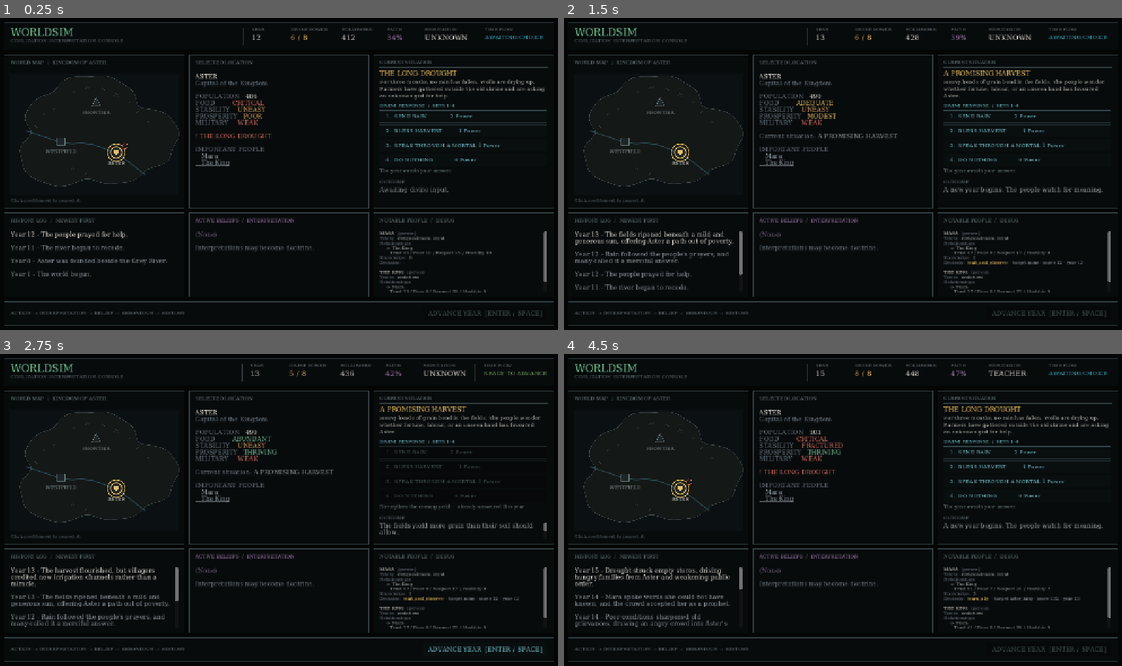
Above: before the commit, frames 1-4 (two rows, left to right).
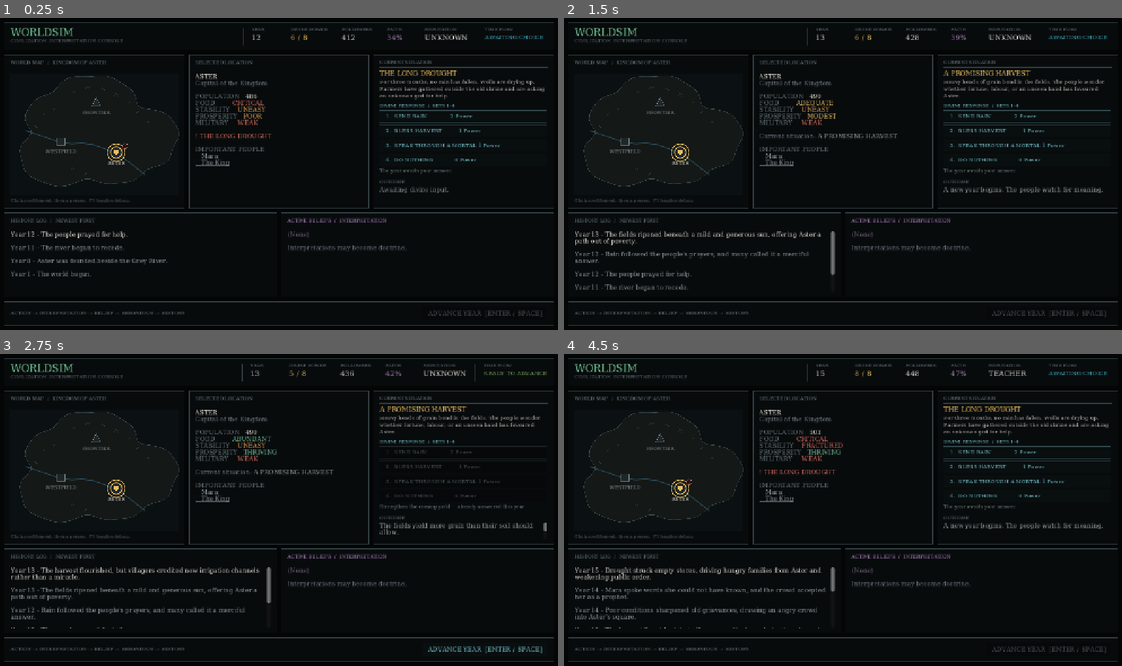
Above: after the commit, the same moments.

Repository: kangyl1/worldsim
Game: Godot game, scene res://Main.tscn
Same seed, same stepped clock (60 frames per second), same inputs: the game is played once before the commit and once after it.
Inputs:
- Up to frame 1 (0.25 s): no input
- Up to frame 2 (1.5 s): click "1. SEND RAIN 2 Power" at 0.5 s; click "ADVANCE YEAR [ENTER / SPACE]" at 1.25 s
- Up to frame 3 (2.75 s): click "2. BLESS HARVEST 1 Power" at 2 s
- Up to frame 4 (4.5 s): click "ADVANCE YEAR [ENTER / SPACE]" at 2.75 s; click "3. SPEAK THROUGH A MORTAL 1 P…" at 3.5 s; click "ADVANCE YEAR [ENTER / SPACE]" at 4.25 s

The runs differ from the first frame. In frame 1, 1.6% of the frame differs, in the area x 9-98%, y 57-90%; in frame 2, 2.5%; in frame 3, 3.8%; in frame 4, 3.8%, in the area x 2-98%, y 57-90%.

Commit message:
Add person drill-down to the settlement panel
Complete the world to settlement to person path using data the simulation
already records. No simulation file changes: every accessor needed was
already there.

The middle panel now shows either a settlement or a person rather than
gaining a second panel. Clicking a name in Important People opens that
person; a back link returns to the settlement; selecting another
settlement closes whoever was open. Navigation state stays in Main.gd as
two plain strings, so WorldState never learns what the player is looking
at, and inspecting costs neither a year nor an action.

A person shows their traits, their most recent recorded intention with its
target resolved to a display name, their outgoing relationships across all
four axes, and what they currently believe.

The knowledge section is written from the mortal's side. It shows the
claim, their own confidence as a felt certainty, who told them, and how
long since they last had word. It never reads objective truth state,
distortion, transmission counts, outdated flags, or record ids, so a
belief the world knows to be false still reads as belief. The player is a
god, but this panel is not the god's readout.

The notable people debug panel leaves the normal layout without losing its
code: it is hidden by default and toggles with F1, and history and beliefs
share the freed lower row.

Adds a scene-level suite that plays six years, then drives the navigation:
non-mutation, interface-only state, settlement switching, back preserving
year, event, and action state, directionality, the newest intention, the
perspective filter against a planted false belief, unknown-link guarding,
actions still resolving with a person open, and the debug toggle.

Co-Authored-By: Claude Opus 5 <noreply@anthropic.com>

Diff:
--- a/Main.gd
+++ b/Main.gd
@@ -6,6 +6,15 @@
 # Monospaced rows: name on the left, power cost right-aligned to this width.
 const ACTION_ROW_WIDTH := 34
 const PERSON_META_PREFIX := "person:"
+const BACK_META := "back"
+# Player-readable names for the intentions the decision engine records.
+const DECISION_LABELS := {
+	"send_aid": "Send aid",
+	"warn_ally": "Warn an ally",
+	"exploit_weakness": "Exploit a weakness",
+	"investigate": "Look into it",
+	"wait_and_observe": "Wait and watch"
+}
 
 var simulation := WorldSimulation.new()
 var action_buttons: Array[Button] = []
@@ -31,6 +40,7 @@
 @onready var history_text: RichTextLabel = %HistoryText
 @onready var beliefs_text: RichTextLabel = %BeliefsText
 @onready var notable_text: RichTextLabel = %NotableText
+@onready var notable_panel: PanelContainer = %NotablePanel
 @onready var advance_button: Button = %AdvanceButton
 
 
@@ -63,6 +73,12 @@
 	elif event.keycode in [KEY_ENTER, KEY_KP_ENTER, KEY_SPACE]:
 		advance_year()
 		get_viewport().set_input_as_handled()
+	elif event.keycode == KEY_F1:
+		# Development access to raw simulation telemetry, hidden by default.
+		notable_panel.visible = not notable_panel.visible
+		if notable_panel.visible:
+			_render_notable_people()
+		get_viewport().set_input_as_handled()
 
 
 func _on_action_pressed(index: int) -> void:
@@ -116,7 +132,8 @@
 	_render_location()
 	_render_history()
 	_render_beliefs()
-	_render_notable_people()
+	if notable_panel.visible:
+		_render_notable_people()
 	advance_button.disabled = not state.action_taken
 
 
@@ -165,10 +182,16 @@
 
 
 func _on_person_clicked(meta) -> void:
+	# Inspection only: this never resolves an action or advances time.
+	if str(meta) == BACK_META:
+		selected_person_id = ""
+		hovered_person_id = ""
+		_render_location()
+		return
 	var entity_id := _person_id_from_meta(str(meta))
-	if entity_id.is_empty():
-		return
-	selected_person_id = "" if selected_person_id == entity_id else entity_id
+	if entity_id.is_empty() or simulation.state.get_notable_entity(entity_id).is_empty():
+		return
+	selected_person_id = entity_id
 	_render_location()
 
 
@@ -192,6 +215,9 @@
 	if simulation.state.get_location(location_id).is_empty():
 		return
 	selected_location_id = location_id
+	# Looking somewhere else closes whoever was open.
+	selected_person_id = ""
+	hovered_person_id = ""
 	_render()
 
 
@@ -221,6 +247,9 @@
 
 
 func _render_location() -> void:
+	if not selected_person_id.is_empty():
+		_render_person()
+		return
 	var state := simulation.state
 	var location := state.get_location(selected_location_id)
 	if location.is_empty():
@@ -273,6 +302,143 @@
 	for entity_id: String in entity_ids:
 		lines.append(_person_row(entity_id))
 	return lines
+
+
+# The person view shows what this mortal believes and intends. It deliberately
+# never reads objective_truth_state, distortion, or transmission counts: the
+# player is a god, but this panel is not the god's omniscient readout.
+func _render_person() -> void:
+	var state := simulation.state
+	var entity := state.get_notable_entity(selected_person_id)
+	if entity.is_empty():
+		selected_person_id = ""
+		_render_location()
+		return
+	var traits: Array = entity.get("traits", [])
+	var trait_names: Array[String] = []
+	for trait_value in traits:
+		trait_names.append(str(trait_value).capitalize())
+	var lines: Array[String] = [
+		"[color=#e5e1d8]%s[/color]" % str(entity.get("name", selected_person_id)).to_upper(),
+		"[color=#68757c]%s[/color]" % str(entity.get("kind", "person")).capitalize(),
+		"[color=#9ca5a4]%s[/color]\n" % (
+			" · ".join(trait_names) if not trait_names.is_empty() else "No recorded traits"
+		)
+	]
+	lines.append_array(_person_intention_lines())
+	lines.append("")
+	lines.append_array(_person_relationship_lines())
+	lines.append("")
+	lines.append_array(_person_knowledge_lines())
+	lines.append("")
+	var location := state.get_location(selected_location_id)
+	lines.append("[url=%s][color=#76c8d5]<-  BACK TO %s[/color][/url]" % [
+		BACK_META, str(location.get("name", "the map")).to_upper()
+	])
+	location_text.text = "\n".join(lines)
+
+
+func _person_intention_lines() -> Array[String]:
+	var lines: Array[String] = ["[color=#68757c]CURRENT INTENTION[/color]"]
+	var records: Array[Dictionary] = simulation.state.get_decisions_for(selected_person_id)
+	if records.is_empty():
+		lines.append("[color=#73627f]None recorded.[/color]")
+		return lines
+	# The archive appends chronologically, so the last record is the newest.
+	var latest: Dictionary = records.back()
+	var decision_type := str(latest["decision_type"])
+	lines.append("[color=#e8be63]%s[/color]" % str(
+		DECISION_LABELS.get(decision_type, decision_type.capitalize())
+	))
+	var target_name := _display_name_for(str(latest["target_id"]))
+	if not target_name.is_empty():
+		lines.append("[color=#68757c]Toward:[/color] [color=#9ca5a4]%s[/color]" % target_name)
+	lines.append("[color=#68757c]Formed in year %d.[/color]" % int(latest["year"]))
+	return lines
+
+
+func _person_relationship_lines() -> Array[String]:
+	# Directed: this person's view of others. Mara -> the King is not the same
+	# record as the King -> Mara, and the two are never merged here.
+	var state := simulation.state
+	var lines: Array[String] = ["[color=#68757c]RELATIONSHIPS[/color]"]
+	var found := false
+	for target_id: String in _sorted_entity_ids():
+		if target_id == selected_person_id:
+			continue
+		var record := state.get_relationship(selected_person_id, target_id)
+		if record.is_empty():
+			continue
+		found = true
+		lines.append("[color=#9ca5a4]%s[/color]" % _display_name_for(target_id))
+		lines.append("[color=#8d989d]   Trust     %3d      Fear       %3d[/color]" % [
+			int(record["trust"]), int(record["fear"])
+		])
+		lines.append("[color=#8d989d]   Respect   %3d      Hostility  %3d[/color]" % [
+			int(record["respect"]), int(record["hostility"])
+		])
+	if not found:
+		lines.append("[color=#73627f]No notable relationships.[/color]")
+	return lines
+
+
+func _person_knowledge_lines() -> Array[String]:
+	var state := simulation.state
+	var lines: Array[String] = ["[color=#68757c]KNOWN INFORMATION[/color]"]
+	var stored := state.get_all_knowledge(selected_person_id)
+	var knowledge_ids: Array = stored.keys()
+	knowledge_ids.sort()
+	var shown := 0
+	for knowledge_id_value in knowledge_ids:
+		var record: Dictionary = stored[str(knowledge_id_value)]
+		if bool(record.get("invalidated", false)):
+			continue
+		var claim := str(record.get("claim", "")).strip_edges()
+		if claim.is_empty():
+			continue
+		var confidence := int(record["confidence"])
+		lines.append("[color=#9ca5a4]\"%s\"[/color]" % claim)
+		lines.append("[color=#68757c]   %s (%d%%)[/color]" % [_certainty_label(confidence), confidence])
+		var source_id := str(record.get("source_id", ""))
+		if source_id.is_empty() or source_id == selected_person_id:
+			lines.append("[color=#68757c]   Witnessed it directly.[/color]")
+		else:
+			lines.append("[color=#68757c]   Heard from %s.[/color]" % _display_name_for(source_id))
+		# Staleness from the mortal's side: when they last had word of it.
+		var age := maxi(state.year - int(record.get("last_updated_year", state.year)), 0)
+		if age == 0:
+			lines.append("[color=#68757c]   Word of it came this year.[/color]")
+		else:
+			lines.append("[color=#68757c]   Last word of it %d year%s ago.[/color]" % [
+				age, "" if age == 1 else "s"
+			])
+		shown += 1
+	if shown == 0:
+		lines.append("[color=#73627f]None recorded.[/color]")
+	return lines
+
+
+func _certainty_label(confidence: int) -> String:
+	# How sure the mortal feels, not how true the claim is.
+	if confidence >= 75:
+		return "Certain of it"
+	if confidence >= 50:
+		return "Fairly sure"
+	if confidence >= 25:
+		return "Unsure"
+	return "Barely credits it"
+
+
+func _display_name_for(target_id: String) -> String:
+	if target_id.is_empty():
+		return ""
+	var entity := simulation.state.get_notable_entity(target_id)
+	if not entity.is_empty():
+		return str(entity.get("name", target_id))
+	var location := simulation.state.get_location(target_id)
+	if not location.is_empty():
+		return str(location.get("name", target_id))
+	return target_id
 
 
 func _person_row(entity_id: String) -> String:
--- a/Main.tscn
+++ b/Main.tscn
@@ -300,7 +300,7 @@
 layout_mode = 2
 theme_override_colors/font_color = Color(0.35, 0.41, 0.42, 1)
 theme_override_font_sizes/font_size = 10
-text = "Click a settlement to inspect it."
+text = "Click a settlement, then a person.  F1 toggles debug."
 
 [node name="LocationPanel" type="PanelContainer" parent="Margin/MainColumn/UpperRow"]
 custom_minimum_size = Vector2(266, 300)
@@ -474,9 +474,10 @@
 scroll_active = true
 
 [node name="BeliefsPanel" type="PanelContainer" parent="Margin/MainColumn/LowerRow"]
-custom_minimum_size = Vector2(300, 146)
-layout_mode = 2
-size_flags_horizontal = 3
+custom_minimum_size = Vector2(340, 146)
+layout_mode = 2
+size_flags_horizontal = 3
+stretch_ratio = 1.1
 
 [node name="BeliefsColumn" type="VBoxContainer" parent="Margin/MainColumn/LowerRow/BeliefsPanel"]
 layout_mode = 2
@@ -500,6 +501,8 @@
 scroll_active = true
 
 [node name="NotablePanel" type="PanelContainer" parent="Margin/MainColumn/LowerRow"]
+unique_name_in_owner = true
+visible = false
 custom_minimum_size = Vector2(300, 146)
 layout_mode = 2
 size_flags_horizontal = 3
@@ -513,7 +516,7 @@
 layout_mode = 2
 theme_override_colors/font_color = Color(0.42, 0.49, 0.5, 1)
 theme_override_font_sizes/font_size = 11
-text = "NOTABLE PEOPLE  /  DEBUG"
+text = "NOTABLE PEOPLE  /  DEBUG  (F1)"
 
 [node name="Rule" type="HSeparator" parent="Margin/MainColumn/LowerRow/NotablePanel/NotableColumn"]
 layout_mode = 2
--- /dev/null
+++ b/tests/person_view_test.gd
@@ -0,0 +1,247 @@
+extends SceneTree
+
+# Scene-level tests: person navigation lives in the interface, so it is
+# exercised through a real Main.tscn instance rather than in isolation.
+
+const EXPECTED_TESTS := 11
+# Fields that belong to the simulation's bookkeeping, never to a mortal's view.
+const FORBIDDEN_IN_PERSON_VIEW := [
+	"objective", "truth_state", "distorted", "transmission",
+	"invalidated", "is_outdated", "freshness", "source_type",
+	"decision_", "knowledge_id", "subject_id"
+]
+
+var main
+var completed := 0
+var frames := 0
+
+
+func _initialize() -> void:
+	main = load("res://Main.tscn").instantiate()
+	root.add_child(main)
+
+
+func _process(_delta: float) -> bool:
+	frames += 1
+	if frames < 2:
+		return false
+	main.simulation.debug_logging_enabled = false
+	_advance_years(6)
+
+	_test_person_selection_does_not_mutate_state()
+	_test_selection_is_interface_only()
+	_test_person_detail_uses_existing_entity_data()
+	_test_relationships_stay_directional()
+	_test_intention_is_the_latest_record()
+	_test_knowledge_keeps_the_mortal_perspective()
+	_test_back_returns_to_the_settlement()
+	_test_changing_settlement_closes_the_person()
+	_test_unknown_person_is_ignored()
+	_test_divine_actions_still_work_during_inspection()
+	_test_debug_panel_is_hidden_but_available()
+
+	if completed != EXPECTED_TESTS:
+		push_error("Person view suite incomplete: %d of %d." % [completed, EXPECTED_TESTS])
+		print("PERSON VIEW TEST FAILED: %d of %d tests finished." % [completed, EXPECTED_TESTS])
+		quit(1)
+		return true
+	print("PERSON VIEW TEST PASSED: people are navigable, and the panel stays their view.")
+	quit(0)
+	return true
+
+
+func _test_person_selection_does_not_mutate_state() -> void:
+	var before := _snapshot()
+	main._on_person_clicked("person:mara")
+	main._on_person_clicked("person:aster_king")
+	main._on_person_clicked("back")
+	assert(_snapshot() == before, "inspecting people must not change the world")
+	completed += 1
+	print("  READ ONLY: opening and closing people changed no simulation value.")
+
+
+func _test_selection_is_interface_only() -> void:
+	var state = main.simulation.state
+	for field in ["selected_person_id", "selected_location_id", "hovered_person_id", "ui_mode"]:
+		assert(not (str(field) in state), "WorldState must not learn what the player is looking at")
+	assert(typeof(main.selected_person_id) == TYPE_STRING)
+	assert(typeof(main.selected_location_id) == TYPE_STRING)
+	completed += 1
+	print("  BOUNDARY: navigation state lives only in the interface.")
+
+
+func _test_person_detail_uses_existing_entity_data() -> void:
+	main._on_person_clicked("person:mara")
+	var view := _view_text()
+	var entity: Dictionary = main.simulation.state.get_notable_entity("mara")
+	assert(view.contains(str(entity["name"]).to_upper()))
+	for trait_value in entity["traits"]:
+		assert(view.to_lower().contains(str(trait_value).to_lower()),
+			"trait %s should be shown" % trait_value)
+	assert(view.contains("CURRENT INTENTION"))
+	assert(view.contains("RELATIONSHIPS"))
+	assert(view.contains("KNOWN INFORMATION"))
+	completed += 1
+	print("  IDENTITY: name and traits come straight from the entity record.")
+
+
+func _test_relationships_stay_directional() -> void:
+	var state = main.simulation.state
+	var outward: Dictionary = state.get_relationship("mara", "aster_king")
+	var inward: Dictionary = state.get_relationship("aster_king", "mara")
+	assert(int(outward["trust"]) != int(inward["trust"]),
+		"the fixture needs the two directions to differ")
+
+	main._on_person_clicked("person:mara")
+	var mara_view := _view_text()
+	assert(mara_view.contains(str(int(outward["trust"]))), "Mara's panel shows Mara's trust")
+	main._on_person_clicked("person:aster_king")
+	var king_view := _view_text()
+	assert(king_view.contains(str(int(inward["trust"]))), "the King's panel shows the King's trust")
+	assert(mara_view != king_view, "the two directions must not render identically")
+	completed += 1
+	print("  DIRECTION: Mara reads %d trust toward the King, he reads %d toward her." % [
+		int(outward["trust"]), int(inward["trust"])
+	])
+
+
+func _test_intention_is_the_latest_record() -> void:
+	var records: Array[Dictionary] = main.simulation.state.get_decisions_for("mara")
+	assert(not records.is_empty(), "the fixture needs a recorded decision")
+	var latest: Dictionary = records.back()
+	main._on_person_clicked("person:mara")
+	var view := _view_text()
+	var label := str(main.DECISION_LABELS.get(str(latest["decision_type"]), ""))
+	assert(not label.is_empty(), "every decision type needs a readable label")
+	assert(view.contains(label), "the newest intention should be the one shown")
+	assert(not view.contains(str(latest["decision_type"])), "raw decision ids must not leak")
+	assert(view.contains("year %d" % int(latest["year"])))
+	completed += 1
+	print("  INTENTION: showing '%s', the most recent record." % label)
+
+
+func _test_knowledge_keeps_the_mortal_perspective() -> void:
+	# A belief the world knows to be false, reached second-hand and distorted.
+	main.simulation.state.learn_knowledge("mara", {
+		"id": "king_divine_claim",
+		"subject_id": "aster_king",
+		"topic": "ruler_claim",
+		"claim": "The King was chosen by God",
+		"confidence": 72,
+		"truth_state": "true",
+		"objective_truth_state": "false",
+		"source_id": "aster_king",
+		"source_type": "rumor",
+		"transmission_count": 2,
+		"distorted": true,
+		"fresh_for_years": 3
+	})
+	main._on_person_clicked("person:mara")
+	var view := _view_text().to_lower()
+
+	assert(view.contains("the king was chosen by god"), "her belief should be stated plainly")
+	assert(view.contains("72%"), "her own confidence is hers to know")
+	assert(view.contains("heard from"), "she knows who told her")
+	for field: String in FORBIDDEN_IN_PERSON_VIEW:
+		assert(not view.contains(field), "'%s' is bookkeeping and must not surface here" % field)
+	assert(not view.contains("false"), "the panel must never reveal that she is wrong")
+	assert(not view.contains("king_divine_claim"), "raw record ids must not leak")
+	main.simulation.state.remove_knowledge("mara", "king_divine_claim")
+	completed += 1
+	print("  PERSPECTIVE: a false belief reads as belief, with no hint that it is false.")
+
+
+func _test_back_returns_to_the_settlement() -> void:
+	main._on_location_clicked("aster")
+	main._on_person_clicked("person:mara")
+	assert(main.selected_person_id == "mara")
+	var year_before: int = main.simulation.state.year
+	var event_before: String = main.simulation.state.current_event_id
+	var action_before: bool = main.simulation.state.action_taken
+
+	main._on_person_clicked("back")
+	assert(main.selected_person_id.is_empty(), "back clears the person")
+	assert(main.selected_location_id == "aster", "back keeps the settlement")
+	assert(_view_text().contains("ASTER"))
+	assert(_view_text().contains("IMPORTANT PEOPLE"))
+	assert(main.simulation.state.year == year_before, "back must not advance time")
+	assert(main.simulation.state.current_event_id == event_before, "back must not change the event")
+	assert(main.simulation.state.action_taken == action_before, "back must not touch action state")
+	completed += 1
+	print("  BACK: returns to Aster without spending a year or an action.")
+
+
+func _test_changing_settlement_closes_the_person() -> void:
+	main._on_location_clicked("aster")
+	main._on_person_clicked("person:mara")
+	assert(main.selected_person_id == "mara")
+	main._on_location_clicked("westfield")
+	assert(main.selected_person_id.is_empty(), "looking elsewhere closes the person")
+	assert(main.selected_location_id == "westfield")
+	var view := _view_text()
+	assert(view.contains("WESTFIELD"))
+	assert(not view.contains("CURRENT INTENTION"), "the person view must be gone")
+	main._on_location_clicked("aster")
+	completed += 1
+	print("  SWITCH: selecting Westfield closed Mara and showed the settlement.")
+
+
+func _test_unknown_person_is_ignored() -> void:
+	main._on_location_clicked("aster")
+	main._on_person_clicked("person:nobody")
+	assert(main.selected_person_id.is_empty(), "an unknown person must not open a view")
+	main._on_person_clicked("https://example.com")
+	assert(main.selected_person_id.is_empty(), "only person links select a person")
+	completed += 1
+	print("  GUARD: unknown links select nobody.")
+
+
+func _test_divine_actions_still_work_during_inspection() -> void:
+	main._on_location_clicked("aster")
+	main._on_person_clicked("person:mara")
+	var power_before: int = main.simulation.state.divine_power
+	var year_before: int = main.simulation.state.year
+	assert(not main.simulation.state.action_taken, "the fixture starts the year unanswered")
+
+	main.choose_action(3)
+	assert(main.simulation.state.action_taken, "an action still resolves while a person is open")
+	assert(main.simulation.state.divine_power == power_before, "do_nothing costs no power")
+	for button in main.action_buttons:
+		assert(button.disabled, "actions close for the year once answered")
+
+	main.advance_year()
+	assert(main.simulation.state.year == year_before + 1, "time still advances")
+	assert(not main.simulation.state.action_taken)
+	completed += 1
+	print("  ACTIONS: resolving and advancing still work with a person open.")
+
+
+func _test_debug_panel_is_hidden_but_available() -> void:
+	assert(not main.notable_panel.visible, "raw telemetry is not part of the normal layout")
+	main.notable_panel.visible = true
+	main._render_notable_people()
+	assert(main.notable_text.text.contains("Mara"), "the debug view still renders when asked")
+	main.notable_panel.visible = false
+	completed += 1
+	print("  DEBUG: panel hidden by default, still renders when toggled on.")
+
+
+func _advance_years(count: int) -> void:
+	for turn in count:
+		main.choose_action(3)
+		main.advance_year()
+
+
+func _view_text() -> String:
+	return main.location_text.text
+
+
+func _snapshot() -> Array:
+	var state = main.simulation.state
+	return [
+		state.year, state.population, state.food_level, state.stability_level,
+		state.prosperity_level, state.military_level, state.faith, state.followers,
+		state.divine_power, state.current_event_id, state.action_taken,
+		str(state.relationships), str(state.notable_entities),
+		state.history.size(), state.decision_archive.size(), str(state.beliefs)
+	]
Not shown, added: tests/person_view_test.gd.uid
